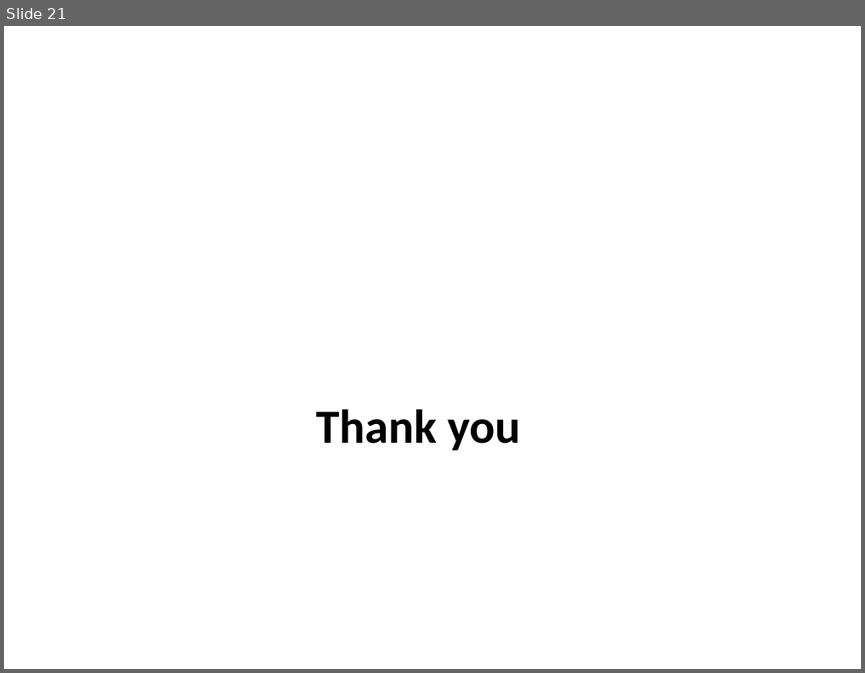
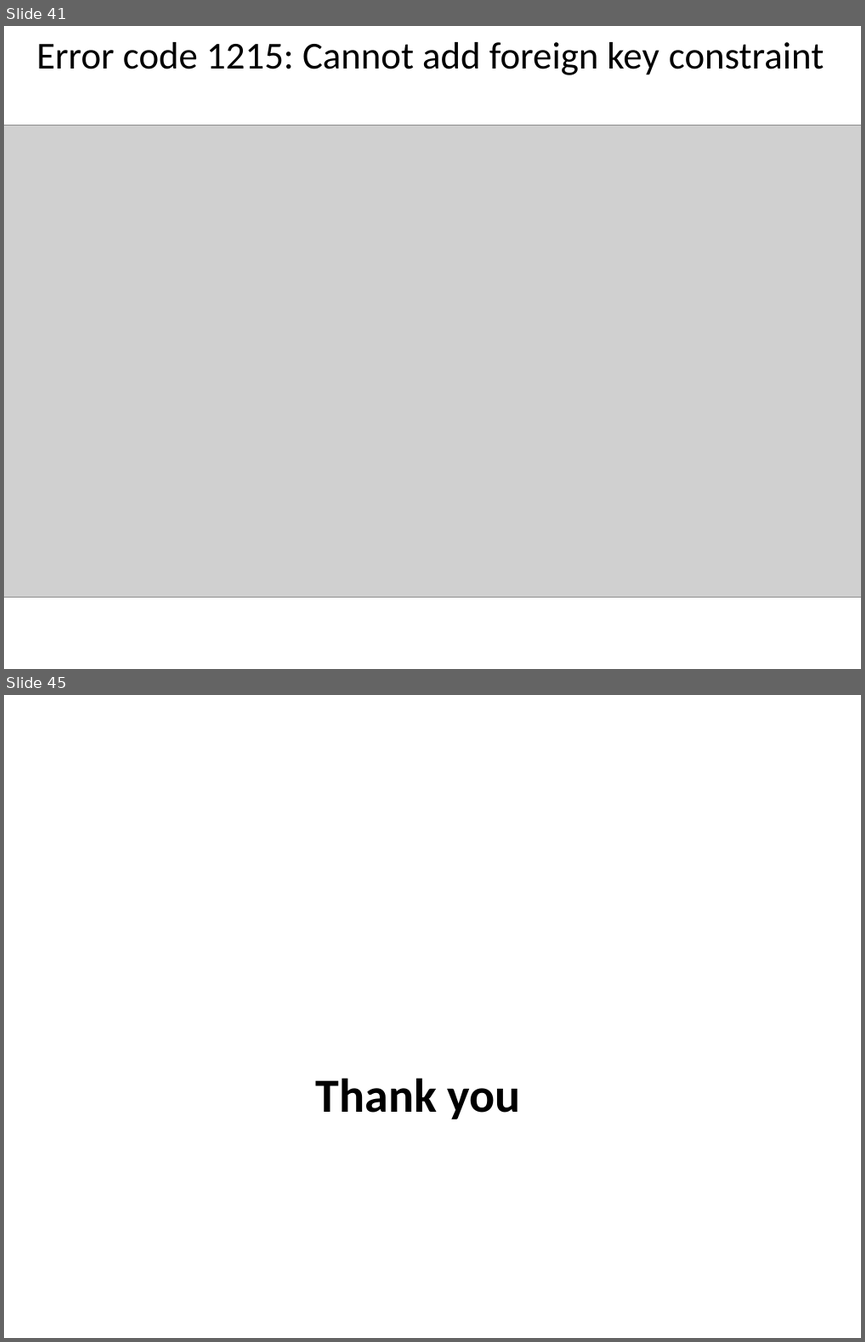
Before and after one commit to hosniah/mysql-labs, a slide deck: Administration MYSQL.pptx. Shown one above the other, each under a label of ours: slide 21 before the commit, slides 41 and 45 after it; the slides between them are not shown. The pictures are 865x673 and 865x1342 pixels, drawn with LibreOffice and Linux fonts; fonts in the diff are those of the drawing; grey boxes stand for pictures; background and template pictures are left out. Boxes give left, top, right and bottom in pixels: in the first picture for what was removed or moved away, otherwise in the second. Text is boxed around its words. In the diff, an @@ line names an element or a change of style, - is before the commit and + after.

```diff
--- a/Administration MYSQL.pptx
+++ b/Administration MYSQL.pptx
@@ slide 41 added at bbox=[4, 26, 861, 669], background #FFFFFF @@
@@ title added at bbox=[36, 42, 823, 75], 32 pt, text #000000 @@
+Error code 1215: Cannot add foreign key constraint
@@ picture added at bbox=[4, 125, 861, 596] @@
@@ what was slide 21 is now slide 45 @@
```
Also in this commit, not shown: 2 slides changed, 23 other slides added.
